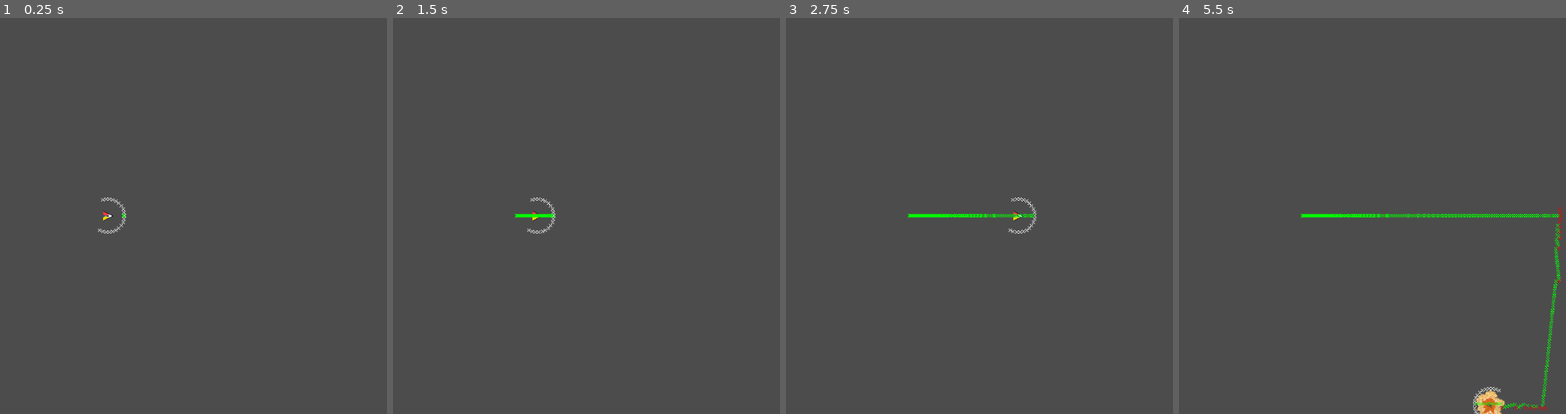
Above: before the commit, frames 1-4 (left to right).
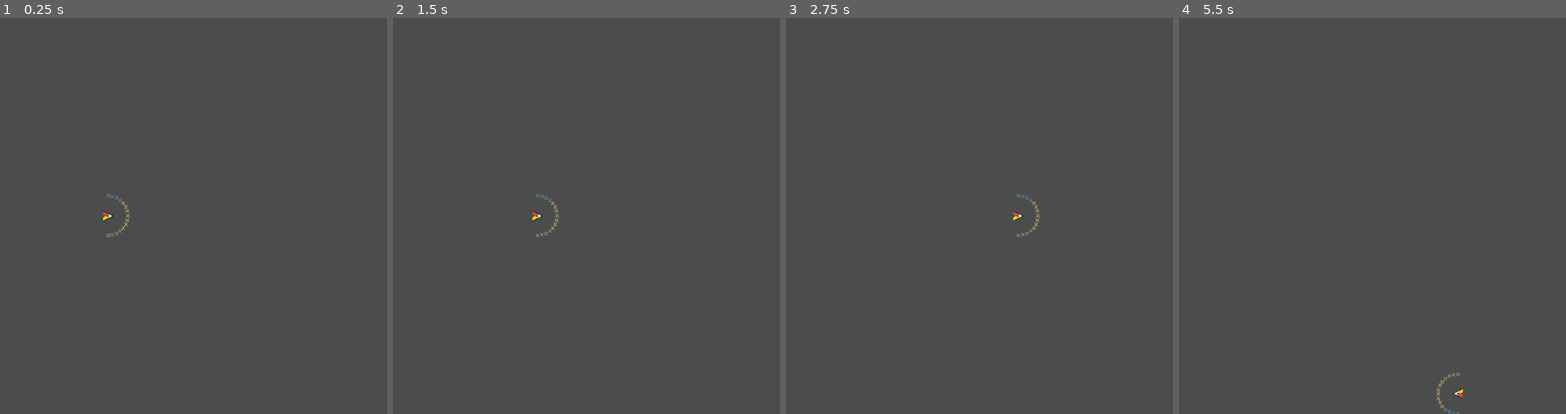
Above: after the commit, the same moments.

Repository: CluckeyMcCormick/fictional-guacamole
Game: Godot game, scene res://scenes/proto/BoidSpace.tscn
The game is run twice, just before and just after one commit, with the same random seed, the same clock (stepped at 60 frames per second) and the same inputs.
Inputs:
- Up to frame 1 (0.25 s): no input
- Up to frame 2 (1.5 s): hold S (scroll_down) 0.53-1.28 s; tap A (scroll_left) at 1.35 s
- Up to frame 3 (2.75 s): hold D (scroll_right) from 2.03 s (still down)
- Up to frame 4 (5.5 s): release D (scroll_right) at 2.78 s; tap W (scroll_up) at 2.85 s; hold S (scroll_down) 3.53-4.28 s; tap A (scroll_left) at 4.35 s; hold D (scroll_right) from 5.03 s (still down)

The runs differ from the first frame. In frame 1, 0.2% of the frame differs, in the area x 25-34%, y 44-56%; in frame 2, 0.3%; in frame 3, 0.5%; in frame 4, 1.6%, in the area x 31-100%, y 47-100%.

Commit message:
Make better directional decision making
In the last commit we implemented an obstacle avoidance algorithm
where our Boid would raycast in front of itself and choose the first
non-colliding path that was available.

When the boid had nothing in front of itself, it only had to do one
raycast. However, the Boid does not exist as a singular point - it has
a width. So the boid was wizzing past obstacles, clipping them on the
back half, and then exploding.

I tried several different ideas using vague memories of math and
averaging out values, but these generally only contributed to the Boid
gleefully pitching itself into a wall and exploding. The main source
of my consternation was that we were combining left and right inputs,
which we then averaged out. This came to nothing and created a Boid
who wouldn't turn.

After googling around, I realized I wasn't going to abracamath the
Boid into not killing itself. I had to cut the problem into two
halves - left and right. We would need to process these two halves
separately and then compare the outcomes. I also realized that we
needed a DEFINED center where the Boid is in danger of of dying if
ANYTHING is in that area.

This gives us four tiered zones to watch, which we can then act upon
in a strict order.

Just to make sure all of this works, I also added a bunch of debug
options, including collision sprite markers capable of cleaning
themselves up.

My next concern is about our deliniation of the "center" which is
currently angular but I think we will need to change so that it can be
easily adjuststed based on the Boid's width.

Diff:
--- a/FicGuac/scenes/proto/BoidSpace.tscn
+++ b/FicGuac/scenes/proto/BoidSpace.tscn
@@ -27,34 +27,35 @@
 
 [node name="Boid_Micro" parent="." instance=ExtResource( 2 )]
 position = Vector2( 600, 300 )
-draw_debug_ray = true
+show_cast_points = true
 
 [node name="Obstacles" type="StaticBody2D" parent="."]
+editor/display_folded = true
 position = Vector2( 512, 0 )
 
-[node name="CollisionShape2D" type="CollisionShape2D" parent="Obstacles"]
+[node name="ObCircle" type="CollisionShape2D" parent="Obstacles"]
 position = Vector2( -169.993, 521.803 )
-shape = SubResource( 5 )
+shape = SubResource( 1 )
 
-[node name="CollisionShape2D2" type="CollisionShape2D" parent="Obstacles"]
+[node name="ObCapsule" type="CollisionShape2D" parent="Obstacles"]
 position = Vector2( 199.557, 121.212 )
-shape = SubResource( 6 )
+shape = SubResource( 2 )
 
 [node name="CollideBox" type="StaticBody2D" parent="."]
 editor/display_folded = true
 
 [node name="cbTop" type="CollisionShape2D" parent="CollideBox"]
 position = Vector2( 512, 0 )
-shape = SubResource( 1 )
+shape = SubResource( 3 )
 
 [node name="cbLeft" type="CollisionShape2D" parent="CollideBox"]
 position = Vector2( 0, 300 )
-shape = SubResource( 2 )
+shape = SubResource( 4 )
 
 [node name="cbRight" type="CollisionShape2D" parent="CollideBox"]
 position = Vector2( 1024, 300 )
-shape = SubResource( 3 )
+shape = SubResource( 5 )
 
 [node name="cbBottom" type="CollisionShape2D" parent="CollideBox"]
 position = Vector2( 512, 600 )
-shape = SubResource( 4 )
+shape = SubResource( 6 )
--- a/FicGuac/scenes/proto/Boid_Micro.gd
+++ b/FicGuac/scenes/proto/Boid_Micro.gd
@@ -2,24 +2,43 @@
 
 # To scan for danger, we'll raycast in front of our boid. But how big is our
 # raycast? These constants will help to define that.
-
 # Our length for each raycast
-const RAYCAST_MAGNITUDE = 25
+const RAYCAST_MAGNITUDE = 30
+# How many points we want to cast, including the central/forward ray. Points are
+# measured in a plus-STEP minus-STEP pattern.
+const RAYCAST_STEPS_COUNT = 15
 # When we raycast, we cast the points in front of the boid using the unit
 # circle. We start in "front" of the Boid, and cast extra points using this step
-const RAYCAST_STEP = PI / 15
-# How many points we want to cast, including the central/forward ray. Points are
-# measured in a plus-STEP minus-STEP pattern.
-const RAYCAST_STEPS_COUNT = 20
-
-export(bool) var draw_debug_ray
+const RAYCAST_STEP = PI / (RAYCAST_STEPS_COUNT - 1)
+# Left-Right-Center dividing line. For making a pathing decision, we divide our
+# rays into three groups - Left, Right, and Center. The rays that are less than
+# (rotation - RAYCAST_LRC_RADS) are left, the rays that are greater than
+# (rotation + RAYCAST_LRC_RADS) are right, and those rays between those points
+# are center
+const RAYCAST_LRC_RADS = (3 * PI) / 14 # Appropriate "Forward" range for a microboid
+
+# Packed scene, used for debug and collision marking. Has convenience routines
+# for setting colors and removing itself.
+var X_SPRITE_SCENE = load("res://scenes/proto/X_Sprite.tscn")
+# Need the script to access the sprite color enums
+var X_SPRITE_SCRIPT = load("res://scenes/proto/X_Sprite.gd")
+# The lifetime (in seconds) of debug sprites used to mark non-collisions
+const X_SPRITE_COLLISION_LIFETIME = 25
+# The lifetime (in seconds) of debug sprites used to mark non-collisions
+const X_SPRITE_NO_COLLIDE_LIFETIME = 2
+
+# Some configurable debug variables, makes all our lives easier
+enum RAYCAST_DEBUG {none, only_collisions, all}
+export(RAYCAST_DEBUG) var show_cast_result
+export(bool) var show_cast_points
 
 const ARTI_ACCEL = 50
 const MAX_SPEED = 250
 
 var _arti_speed
-
-# The container for bodies we are currently tracking as our "flock"
+var _target_rotation
+
+# The container zfor bodies we are currently tracking as our "flock"
 var flock_members = {}
 
 # The container for bodies we are currently tracking as our "dangers"
@@ -31,7 +50,7 @@
     var new_angle
     _arti_speed = 0
 
-    if not draw_debug_ray:
+    if not show_cast_points:
         return
 
     ray_step = 0
@@ -46,11 +65,16 @@
         casted_pos *= RAYCAST_MAGNITUDE
 
         # Add a point at the shifted location
-        var debug_node = Sprite.new() # Create a new sprite!
-        debug_node.texture = load("res://assets/proto/x.png")
-        debug_node.visible = draw_debug_ray
+        var debug_node = X_SPRITE_SCENE.instance() # Create a new sprite!
         add_child(debug_node) # Add it as a child of this node.
         debug_node.position = casted_pos
+
+        if new_angle < -RAYCAST_LRC_RADS:
+            debug_node.set_color(X_SPRITE_SCRIPT.X_CLASSES.LEFT)
+        elif new_angle > RAYCAST_LRC_RADS:
+            debug_node.set_color(X_SPRITE_SCRIPT.X_CLASSES.RIGHT)
+        else:
+            debug_node.set_color(X_SPRITE_SCRIPT.X_CLASSES.CENTER)
 
         # Otherwise, update our step for the next go-around
         if i % 2 == 0:
@@ -74,42 +98,75 @@
 func _physics_process(delta):
     var space_state = get_world_2d().direct_space_state
     var ray_step
-    var new_angle
+
+    # We have four quadrants that we evaluate - left, center left, center right,
+    # and right. Anything in the "center" categories is something we WILL hit if
+    # we continue on our current trajectory, so priority is given to avoiding
+    # collisions in those areas
+    var left_blocked = false
+    var cen_left_blocked = false
+    var cen_right_blocked = false
+    var right_blocked = false
 
     ray_step = 0
     for i in range(RAYCAST_STEPS_COUNT):
         # Calculate our current angle
-        new_angle = self.rotation + (ray_step * RAYCAST_STEP)
+        var curr_angle = self.rotation + (ray_step * RAYCAST_STEP)
 
         # Calculate the raycasted/shifted point
         var casted_pos = Vector2(0, 0)
-        casted_pos.x = cos(new_angle)
-        casted_pos.y = sin(new_angle)
+        casted_pos.x = cos(curr_angle)
+        casted_pos.y = sin(curr_angle)
         casted_pos *= RAYCAST_MAGNITUDE
         casted_pos += global_position
 
         # Get the result of our collision raycast
-        var result = space_state.intersect_ray( global_position, casted_pos, [self])
-
-        # If we're drawing our ray debug
-        if draw_debug_ray:
-            # Add a point at the shifted location
-            var debug_node = Sprite.new() # Create a new sprite!
-            debug_node.texture = load("res://assets/proto/x.png")
-            debug_node.position = casted_pos
-            debug_node.visible = draw_debug_ray
-            owner.add_child(debug_node) # Add it as a child of this node.
-            # If a collision occurred, color it red
-            if result:
-                debug_node.modulate = Color(1.0, 0, 0)
-            # Otherwise, color it green!
-            else:
-                debug_node.modulate = Color(0, 1.0, 0)
-
-        # If we didn't get fed a result, break! The way is clear, this is our
-        # new rotation!
-        if not result:
-            break;
+        var result = space_state.intersect_ray(global_position, casted_pos, [self])
+
+        # Render our collision, depending on whether we've enabled the debug or not
+        match show_cast_result:
+            RAYCAST_DEBUG.none:
+                pass
+            RAYCAST_DEBUG.only_collisions, RAYCAST_DEBUG.all:
+                if !result and show_cast_result == RAYCAST_DEBUG.only_collisions:
+                    continue
+                # Add a point at the shifted location
+                var debug_node = X_SPRITE_SCENE.instance() # Create a new sprite!
+                if result:
+                    debug_node.position = result.position
+                else:
+                    debug_node.position = casted_pos
+                owner.add_child(debug_node) # Add it as a child of this node.
+                # Color the collision appropriately
+                if result:
+                    debug_node.set_color(X_SPRITE_SCRIPT.X_CLASSES.COLLIDE)
+                    debug_node.start_timer(X_SPRITE_COLLISION_LIFETIME)
+                else:
+                    debug_node.set_color(X_SPRITE_SCRIPT.X_CLASSES.NO_COLLIDE)
+                    debug_node.start_timer(X_SPRITE_NO_COLLIDE_LIFETIME)
+
+        # If we got a collision, we need to register it
+        if result:
+            # If we haven't crossed the LRC line yet, then we're still in the center
+            var is_center = RAYCAST_LRC_RADS > abs(ray_step * RAYCAST_STEP)
+            # If our step is negative, then we're probing the left
+            var is_left = ray_step < 0
+            # Special case when ray step is 0
+            if ray_step == 0:
+                cen_left_blocked = true
+                cen_right_blocked = true
+            # CENTER LEFT
+            elif is_center and is_left:
+                cen_left_blocked = true
+            # CENTER RIGHT
+            elif is_center and not is_left:
+                cen_right_blocked = true
+            # LEFT
+            elif not is_center and is_left:
+                left_blocked = true
+            # RIGHT
+            elif not is_center and not is_left:
+                right_blocked = true
 
         # Otherwise, update our step for the next go-around
         if i % 2 == 0:
@@ -117,9 +174,47 @@
         else:
             ray_step = -ray_step
 
-    # Right, now we've got a new rotation - either it's the right way to go or
-    # our boid will be turning in a desperate attempt to save itself
-    rotation = new_angle
+    # If the left center is blocked, but not the right center...
+    if cen_left_blocked and not cen_right_blocked:
+        # Then we need to rotate towards the center of center right
+        _target_rotation = self.rotation + (RAYCAST_LRC_RADS / 2)
+    # If the right center has a collision, but the left center is open...
+    elif cen_right_blocked and not cen_left_blocked:
+        # Then we need to do the same as above - but with the left!
+        _target_rotation = self.rotation - (RAYCAST_LRC_RADS / 2)
+    # Otherwise, if the whole center is blocked...
+    elif cen_left_blocked and cen_right_blocked:
+        # Then we need to pick either the left or right quadrants
+
+        # Let's calculate the angle addition we'll use real quick - reuse ray_step!
+        # First, calculate the radian arc size for the post-LRC arc
+        ray_step = (PI / 2) - RAYCAST_LRC_RADS
+        # Then, cut it in half to get the middle
+        ray_step /= 2
+        # Finally, shift it past the LRC line
+        ray_step += RAYCAST_LRC_RADS
+
+        # If left is blocked, but right is open,
+        if left_blocked and not right_blocked:
+            _target_rotation = self.rotation + ray_step
+        # Otherwise, if right is closed but the left is clear
+        elif right_blocked and not left_blocked:
+            _target_rotation = self.rotation - ray_step
+        # Otherwise, if both are clear and open
+        elif not left_blocked and not right_blocked:
+            if randi() % 2 == 0:
+                _target_rotation = self.rotation + ray_step
+            else:
+                _target_rotation = self.rotation - ray_step
+        # Otherwise, both must be closed - That means literally everything in
+        # front of us is death - we need a full reverse!
+        else:
+            _target_rotation = self.rotation + PI
+    # Otherwise, the way forward is clear. We don't need to turn at all
+    else:
+        _target_rotation = self.rotation
+
+    rotation = _target_rotation
 
 func _input(event):
     if event.is_action_pressed("debug_print"):
--- /dev/null
+++ b/FicGuac/scenes/proto/X_Sprite.gd
@@ -0,0 +1,36 @@
+extends Sprite
+
+# The difference classes of X/point
+enum X_CLASSES {
+    NONE, NO_COLLIDE, COLLIDE,
+    LEFT, LEFT_CENTER, CENTER, RIGHT_CENTER, RIGHT
+}
+
+func start_timer(time_sec):
+    $Timer.start(time_sec)
+
+# Set the color for this point
+func set_color(x_class):
+    match x_class:
+        X_CLASSES.NO_COLLIDE:
+            self.modulate = Color(0.0, 1.0, 0.0)
+
+        X_CLASSES.COLLIDE:
+            self.modulate = Color(1.0, 0.0, 0.0)
+
+        X_CLASSES.LEFT:
+            self.modulate = Color(0.352, 0.691, 0.731)
+
+        X_CLASSES.LEFT_CENTER, X_CLASSES.CENTER, X_CLASSES.RIGHT_CENTER:
+            self.modulate = Color(0.965, 0.863, 0.445)
+
+        X_CLASSES.RIGHT:
+            self.modulate = Color(0.645, 0.781, 0.508)
+
+        _, X_CLASSES.NONE:
+            pass
+
+
+# On time out, remove this node
+func _on_Timer_timeout():
+    queue_free()
--- /dev/null
+++ b/FicGuac/scenes/proto/X_Sprite.tscn
@@ -0,0 +1,13 @@
+[gd_scene load_steps=3 format=2]
+
+[ext_resource path="res://assets/proto/x.png" type="Texture" id=1]
+[ext_resource path="res://scenes/proto/X_Sprite.gd" type="Script" id=2]
+
+[node name="X-Sprite" type="Sprite"]
+texture = ExtResource( 1 )
+script = ExtResource( 2 )
+
+[node name="Timer" type="Timer" parent="."]
+wait_time = 10.0
+one_shot = true
+[connection signal="timeout" from="Timer" to="." method="_on_Timer_timeout"]
Not shown: 1 places in FicGuac/scenes/proto/BoidSpace.tscn that only renumber resources
